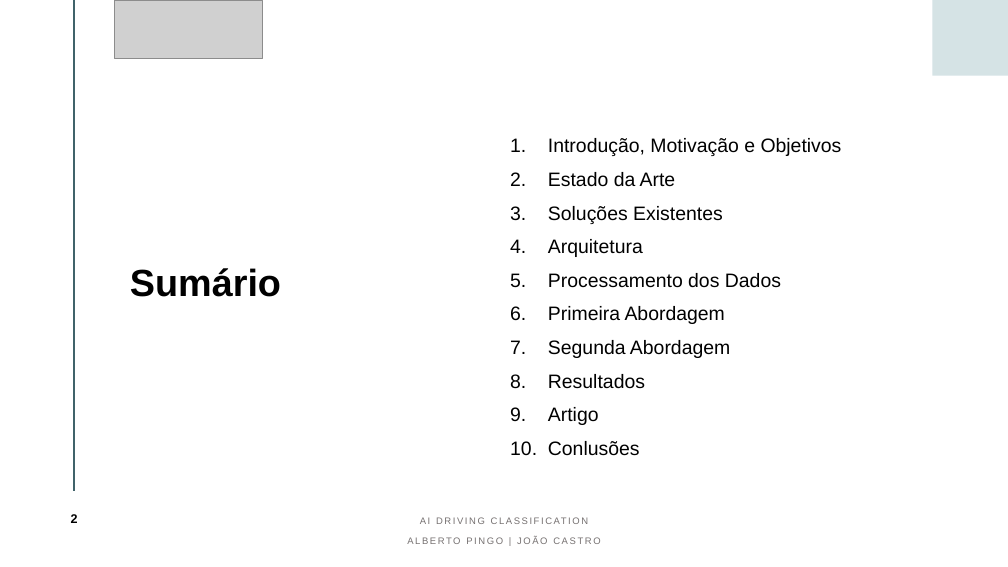
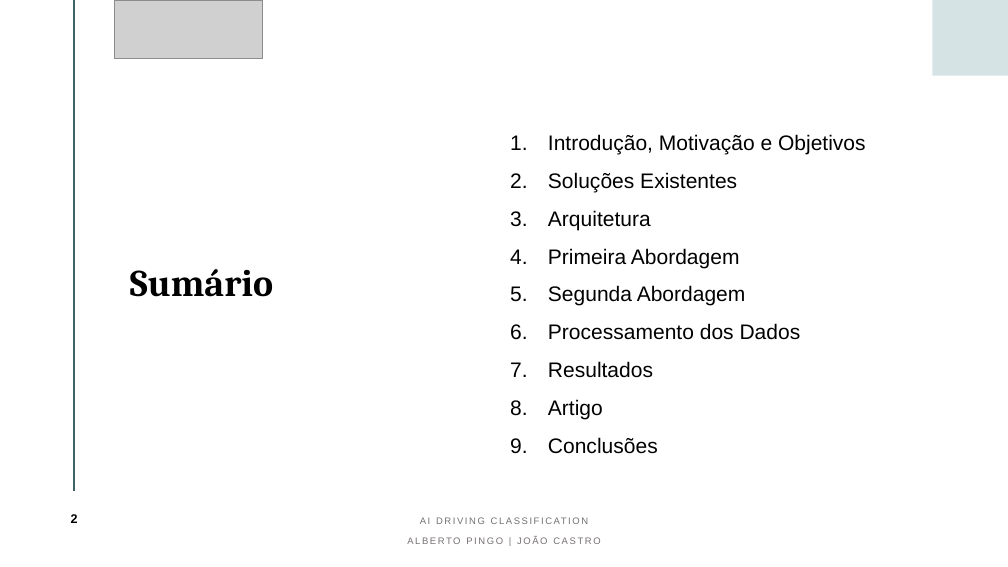
Before and after one commit to albertopingo/AI-driving-classification_FinalProject_CEng, a slide deck: slide 2 of ProjInf_AI_Driving_Classification.pptx. Drawn at 1008x567 pixels with LibreOffice and Linux fonts; fonts in the diff are those of the drawing; grey boxes stand for pictures. Boxes give left, top, right and bottom in pixels: in the first picture for what was removed or moved away, otherwise in the second. Text is boxed around its words. In the diff, an @@ line names an element or a change of style, - is before the commit and + after.

```diff
--- a/ProjInf_AI_Driving_Classification.pptx
+++ b/ProjInf_AI_Driving_Classification.pptx
@@ title "Sumário" at (130,269,273,297): font Arial to Cambria @@
@@ text at (548,134,866,419): size 18.5 to 20 pt in "Introdução, Motivação e Objetivos", "Soluções Existentes", "Arquitetura", "Primeira Abordagem" and 3 more places; line spacing 0.9 to 1 @@
@@ text at (548,172,676,187): paragraph removed @@
-2. Estado da Arte
@@ text at (548,273,781,288): paragraph removed @@
-5. Processamento dos Dados
@@ text at (548,323,801,340): paragraph added @@
+6. Processamento dos Dados
@@ text at (548,437,658,454): text changed; size 18.5 to 20 pt @@
-10. Conlusões
+9. Conclusões
```
Also in this commit, not shown: 2 other slides changed, 8 slides added, 1 slide removed.
